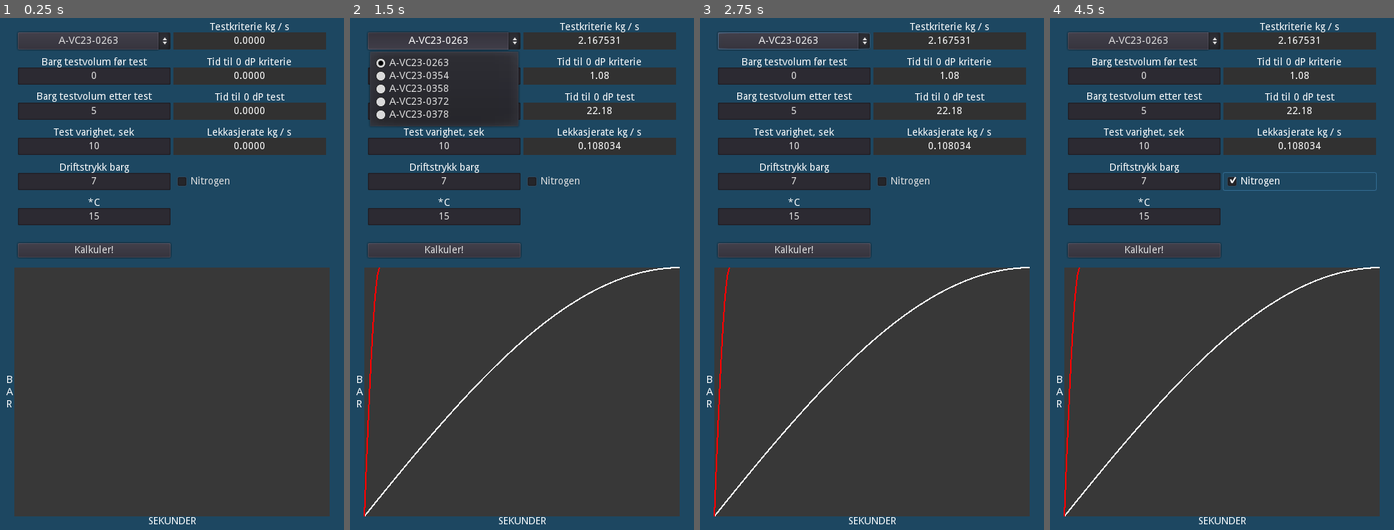
Above: before the commit, frames 1-4 (left to right).
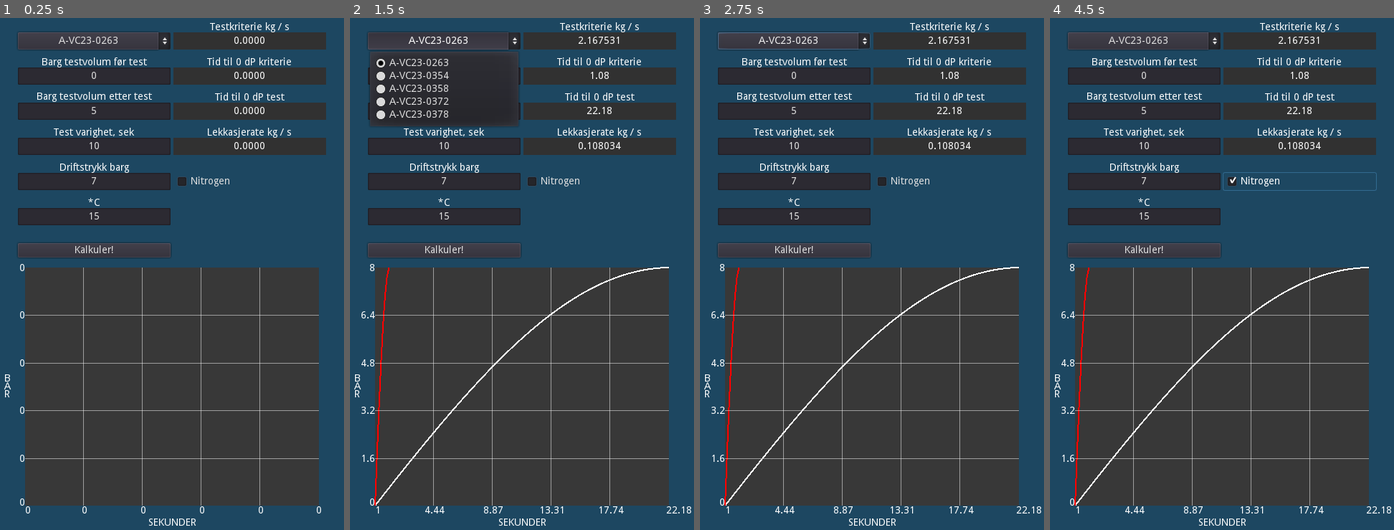
Above: after the commit, the same moments.

Repository: Keroflux/Critical-leak-test
Game: Godot game, scene res://Control.tscn
Same seed, same stepped clock (60 frames per second), same inputs: the game is played once before the commit and once after it.
Inputs:
- Up to frame 1 (0.25 s): no input
- Up to frame 2 (1.5 s): click "Kalkuler!" at 0.5 s; click "A-VC23-0263" at 1.25 s
- Up to frame 3 (2.75 s): click "Nitrogen" at 2 s
- Up to frame 4 (4.5 s): click "A-VC23-0263" at 2.75 s; click "Kalkuler!" at 3.5 s; click "Nitrogen" at 4.25 s

The runs differ from the first frame. In frame 1, 5.9% of the frame differs, in the area x 1-96%, y 48-100%; in frame 2, 6.6%, in the area x 1-100%, y 48-100%; in frame 3, 6.6%; in frame 4, 6.6%.

Commit message:
Added grid to trend

Diff:
--- a/Control.tscn
+++ b/Control.tscn
@@ -1,7 +1,7 @@
 [gd_scene load_steps=5 format=2]
 
 [ext_resource path="res://Lekkasje.gd" type="Script" id=1]
-[ext_resource path="res://Test.gd" type="Script" id=2]
+[ext_resource path="res://Trend.gd" type="Script" id=2]
 [ext_resource path="res://TrendLine.gd" type="Script" id=3]
 
 [sub_resource type="StyleBoxFlat" id=1]
@@ -246,17 +246,17 @@
 margin_bottom = 720.0
 size_flags_horizontal = 3
 size_flags_vertical = 3
-custom_constants/margin_right = 20
+custom_constants/margin_right = 35
 custom_constants/margin_top = 0
-custom_constants/margin_left = 20
-custom_constants/margin_bottom = 20
+custom_constants/margin_left = 35
+custom_constants/margin_bottom = 35
 
 [node name="Trend" type="ColorRect" parent="VBoxContainer/MarginContainer2"]
 unique_name_in_owner = true
 show_behind_parent = true
-margin_left = 20.0
-margin_right = 460.0
-margin_bottom = 347.0
+margin_left = 35.0
+margin_right = 445.0
+margin_bottom = 332.0
 size_flags_horizontal = 3
 size_flags_vertical = 3
 color = Color( 0.219608, 0.219608, 0.219608, 1 )
@@ -276,19 +276,57 @@
 anchor_right = 0.5
 anchor_bottom = 1.0
 margin_left = -33.0
+margin_top = 17.0
 margin_right = 34.0
-margin_bottom = 14.0
+margin_bottom = 31.0
 text = "SEKUNDER"
 
 [node name="Pressure" type="Label" parent="VBoxContainer/MarginContainer2/Trend"]
 anchor_top = 0.5
 anchor_bottom = 0.5
-margin_left = -11.0
-margin_top = -39.5
-margin_bottom = 40.5
+margin_left = -29.0
+margin_top = -27.5
+margin_right = -18.0
+margin_bottom = 27.5
+custom_constants/line_spacing = -3
 text = "BAR"
 valign = 1
 autowrap = true
+
+[node name="Marks" type="Node2D" parent="VBoxContainer/MarginContainer2/Trend"]
+
+[node name="MinPressure" type="Label" parent="VBoxContainer/MarginContainer2/Trend"]
+anchor_top = 1.0
+anchor_bottom = 1.0
+margin_right = 40.0
+margin_bottom = 14.0
+text = "0"
+
+[node name="MaxPressure" type="Label" parent="VBoxContainer/MarginContainer2/Trend"]
+margin_left = -35.0
+margin_top = -6.0
+margin_bottom = 8.0
+text = "0"
+align = 2
+
+[node name="MinSeconds" type="Label" parent="VBoxContainer/MarginContainer2/Trend"]
+anchor_top = 1.0
+anchor_bottom = 1.0
+margin_left = -35.0
+margin_top = -11.0
+margin_bottom = 3.0
+text = "0"
+align = 2
+
+[node name="MaxSeconds" type="Label" parent="VBoxContainer/MarginContainer2/Trend"]
+anchor_left = 1.0
+anchor_top = 1.0
+anchor_right = 1.0
+anchor_bottom = 1.0
+margin_left = -4.0
+margin_right = 31.0
+margin_bottom = 14.0
+text = "0"
 
 [connection signal="item_selected" from="VBoxContainer/MarginContainer/HBoxContainer/VBoxContainer/OptionButton" to="." method="_on_OptionButton_item_selected"]
 [connection signal="pressed" from="VBoxContainer/MarginContainer/HBoxContainer/VBoxContainer/Button" to="." method="_on_Button_pressed"]
--- a/Lekkasje.gd
+++ b/Lekkasje.gd
@@ -135,7 +135,10 @@
 	$"%Trend".test = P2_test
 	$"%Trend".crit = P2_crit
 	$"%Trend".seconds = sec_test
+	$"%Trend".max_pressure = P1
+	$"%Trend".min_pressure = P2
 	$"%Trend".calculate_point_distance()
+	$"%Trend".place_sec_marks()
 	$"%TrendLine".data_points = P2_test
 	$"%TrendLine2".data_points = P2_crit
 	$"%TrendLine".trend_run()
--- /dev/null
+++ b/PressureMark.tscn
@@ -0,0 +1,14 @@
+[gd_scene format=2]
+
+[node name="ColorRect" type="ColorRect"]
+margin_right = 40.0
+margin_bottom = 0.5
+color = Color( 1, 1, 1, 0.509804 )
+
+[node name="Label" type="Label" parent="."]
+margin_left = -40.0
+margin_top = -6.0
+margin_bottom = 8.0
+text = "233"
+align = 2
+valign = 1
--- /dev/null
+++ b/SecondsMarker.tscn
@@ -0,0 +1,19 @@
+[gd_scene format=2]
+
+[node name="ColorRect" type="ColorRect"]
+anchor_left = 0.5
+anchor_right = 0.5
+margin_left = -1.0
+margin_right = -0.5
+margin_bottom = 40.0
+rect_rotation = 180.0
+color = Color( 1, 1, 1, 0.509804 )
+
+[node name="Label" type="Label" parent="."]
+margin_left = 19.0
+margin_right = 59.0
+margin_bottom = 14.0
+rect_rotation = 180.0
+text = "0.23"
+align = 1
+valign = 1
--- a/Test.gd
+++ /dev/null
@@ -1,21 +0,0 @@
-extends ColorRect
-
-
-var test = []
-var crit = []
-var distance = 0
-var seconds = 0
-
-
-func _ready():
-	$TrendLine.color = Color(1.0, 1.0, 1.0)
-	$TrendLine2.color = Color(1.0 , 0.0, 0.0)
-
-
-func calculate_point_distance() -> void:
-	if crit.size() > test.size():
-		distance = rect_size.x / (crit.size() -1)
-	else:
-		distance = rect_size.x / (test.size() -1)
-	$TrendLine.distance = distance
-	$TrendLine2.distance = distance
--- /dev/null
+++ b/Trend.gd
@@ -0,0 +1,56 @@
+extends ColorRect
+
+
+var test = []
+var crit = []
+var distance = 0
+var seconds = 0
+var max_pressure = 0
+var min_pressure = 0
+var sec_mark = preload("res://SecondsMarker.tscn")
+var pres_mark = preload("res://PressureMark.tscn")
+
+
+func _ready():
+	$TrendLine.color = Color(1.0, 1.0, 1.0)
+	$TrendLine2.color = Color(1.0 , 0.0, 0.0)
+	place_sec_marks()
+
+
+func calculate_point_distance() -> void:
+	if crit.size() > test.size():
+		distance = rect_size.x / (crit.size() -1)
+	else:
+		distance = rect_size.x / (test.size() -1)
+	$TrendLine.distance = distance
+	$TrendLine2.distance = distance
+
+
+func place_sec_marks():
+	var sec = seconds / 5
+	var pres = max_pressure / 5
+	var x = rect_size.x / 5
+	var y = rect_size.y / 5
+
+	for child in $Marks.get_children():
+		child.queue_free()
+
+	for i in 4:
+		var a = sec_mark.instance()
+		a.rect_position.x = x * (i + 1) - a.rect_size.x / 2
+		a.rect_position.y = rect_size.y
+		a.rect_size.y = rect_size.y
+		a.get_child(0).text = str(stepify(sec * (i + 1), 0.01))
+		$Marks.add_child(a)
+
+	for i in 4:
+		var a = pres_mark.instance()
+		a.rect_position.y = (-y * (i + 1)) + rect_size.y
+		a.rect_size.x = rect_size.x
+		a.get_child(0).text = str(stepify(pres * (i + 1), 0.01))
+		$Marks.add_child(a)
+
+	$MinPressure.text = str(min_pressure)
+	$MaxPressure.text = str(max_pressure)
+	$MinSeconds.text = str(0)
+	$MaxSeconds.text = str(seconds)
